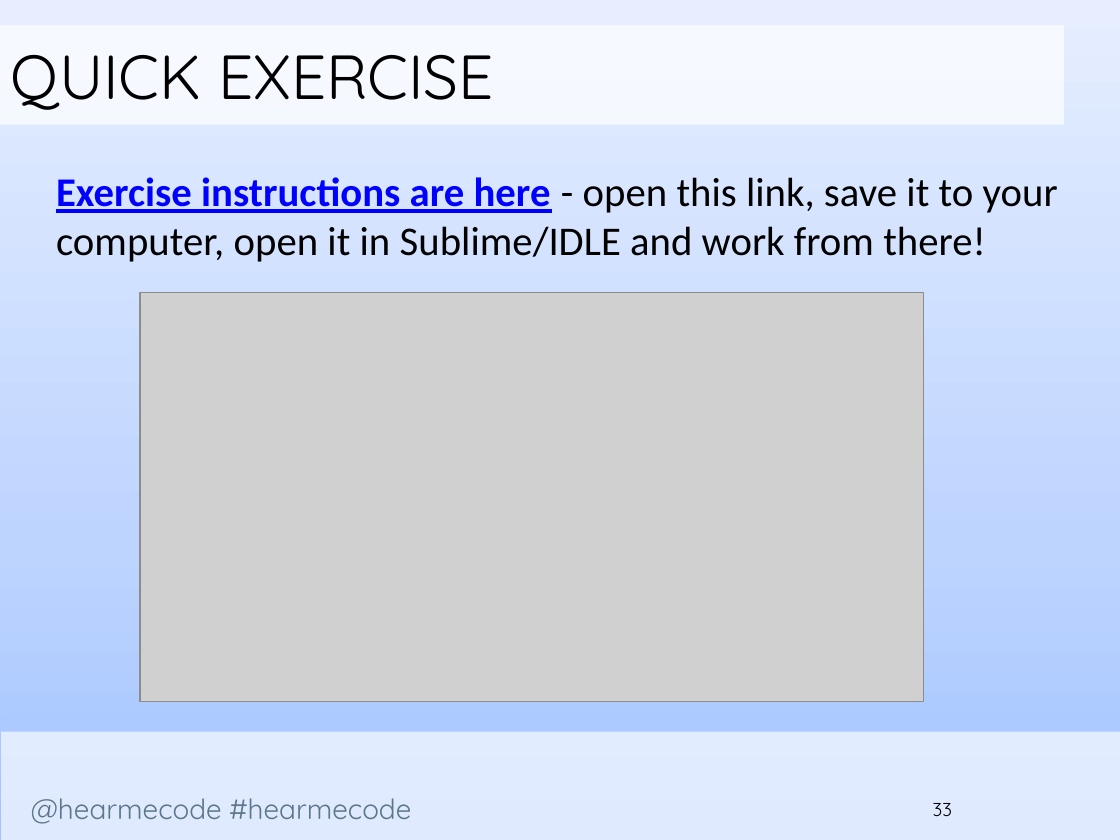
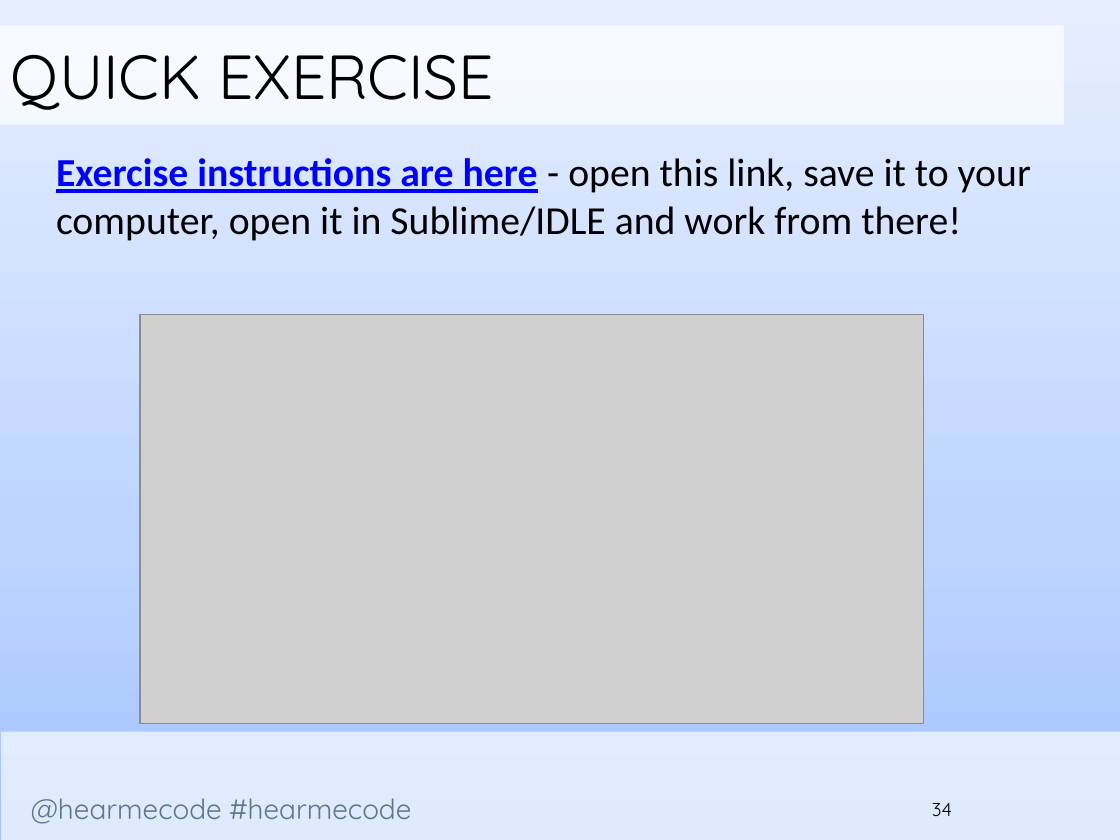
Before and after one commit to codelikeagirlcny/python-lessons-cny, a slide deck: slide 34 of slides/Lesson 3/Hear Me Code - File Handling and Dictionaries.pptx (slide 33 before the commit). Drawn at 1120x840 pixels with LibreOffice and Linux fonts; fonts in the diff are those of the drawing; grey boxes stand for pictures; background and template pictures are left out. Boxes give left, top, right and bottom in pixels: in the first picture for what was removed or moved away, otherwise in the second. Text is boxed around its words. In the diff, an @@ line names an element or a change of style, - is before the commit and + after.

```diff
--- a/slides/Lesson 3/Hear Me Code - File Handling and Dictionaries.pptx
+++ b/slides/Lesson 3/Hear Me Code - File Handling and Dictionaries.pptx
@@ text "Exercise instructions are here - ...": place and size @@
-text "Exercise instructions are here - ..." at [56, 177, 1058, 262]
+text "Exercise instructions are here - ..." at [56, 158, 1031, 241]
@@ text "Exercise instructions are here - ..." at [56, 158, 1031, 241]: size 26.2 to 25.5 pt @@
@@ picture: place and size @@
-picture at [140, 292, 924, 701]
+picture at [140, 315, 924, 724]
@@ page number at [932, 803, 952, 816]: text changed @@
-33
+34
```
Also in this commit, not shown: 23 other slides changed, 1 slide added, 1 other file.
